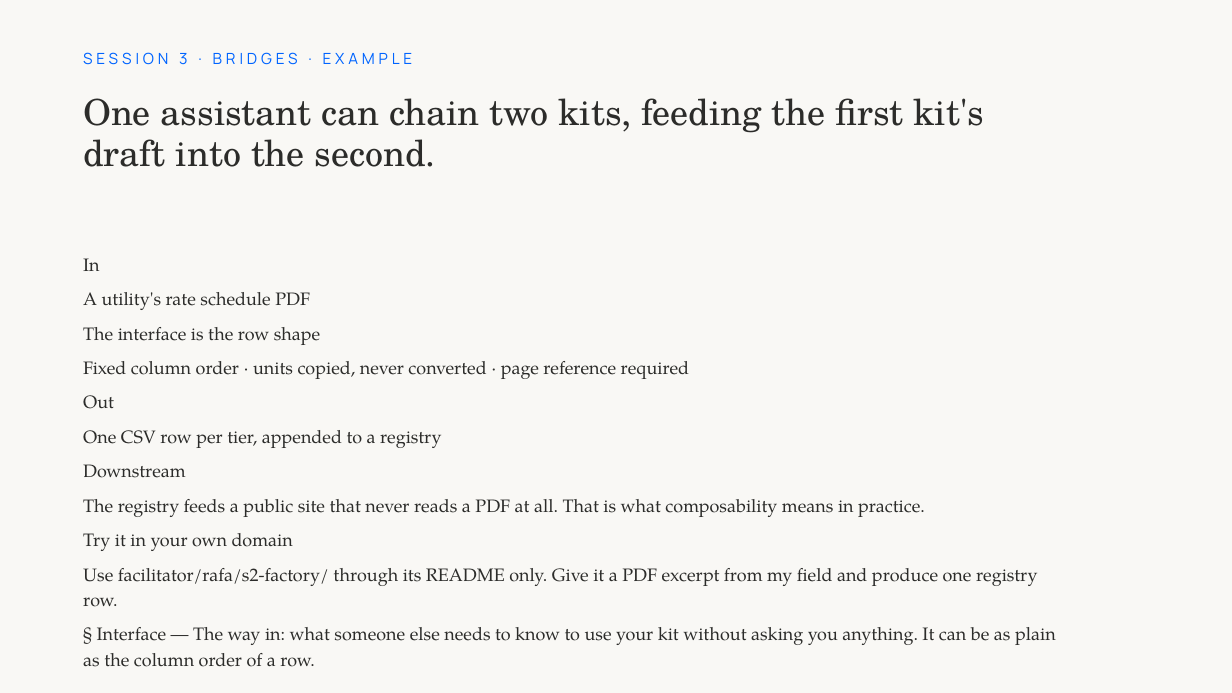
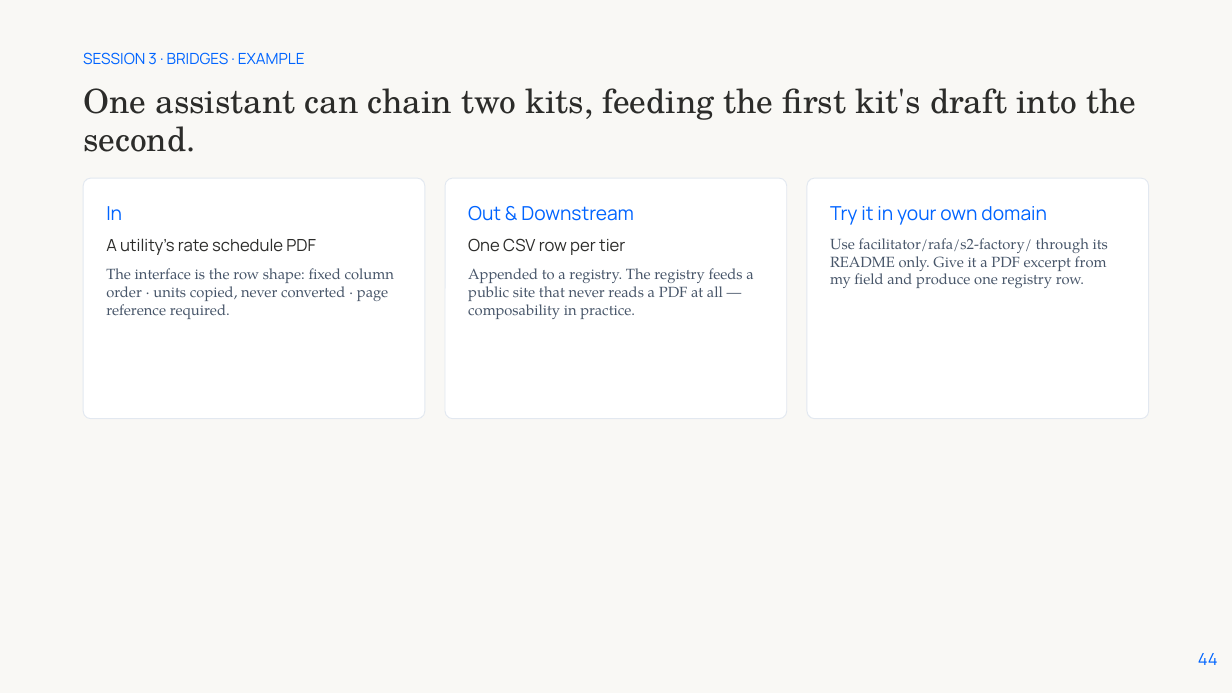
Before and after one commit to protocolvision/workshop-kitkraft, a slide deck: slide 44 of workshop-dev/slides/ai-kitcraft-slides-editable.pptx (slide 40 before the commit). Drawn at 1232x693 pixels with LibreOffice and Linux fonts; fonts in the diff are those of the drawing; background and template pictures are left out. Boxes give left, top, right and bottom in pixels: in the first picture for what was removed or moved away, otherwise in the second. Text is boxed around its words. In the diff, an @@ line names an element or a change of style, - is before the commit and + after.

```diff
--- a/workshop-dev/slides/ai-kitcraft-slides-editable.pptx
+++ b/workshop-dev/slides/ai-kitcraft-slides-editable.pptx
@@ text "SESSION 3 · BRIDGES · ..." at (x1=83, y1=52, x2=305, y2=65): letter spacing 3 to 0 pt @@
@@ title "One assistant can chain two ..." moved from (x1=83, y1=98, x2=984, y2=167) to (x1=83, y1=88, x2=1136, y2=152) @@
@@ title "One assistant can chain two ..." at (x1=83, y1=88, x2=1136, y2=152): size 28 to 26 pt @@
@@ rounded rectangle added at (x1=83, y1=178, x2=425, y2=419), fill #FFFFFF, outline #E2E8F0 0.75 pt @@
@@ rounded rectangle added at (x1=445, y1=178, x2=787, y2=419), fill #FFFFFF, outline #E2E8F0 0.75 pt @@
@@ rounded rectangle added at (x1=807, y1=178, x2=1149, y2=419), fill #FFFFFF, outline #E2E8F0 0.75 pt @@
@@ text added at (x1=106, y1=206, x2=394, y2=319), 11.5 pt, text #475569 @@
+In
+A utility's rate schedule PDF
+The interface is the row shape: fixed column order · units copied, never converted · page reference required.
@@ text added at (x1=468, y1=206, x2=753, y2=319), 11.5 pt, text #475569 @@
+Out & Downstream
+One CSV row per tier
+Appended to a registry. The registry feeds a public site that never reads a PDF at all — composability in practice.
@@ text added at (x1=830, y1=206, x2=1108, y2=288), 11.5 pt, text #475569 @@
+Try it in your own domain
+Use facilitator/rafa/s2-factory/ through its README only. Give it a PDF excerpt from my field and produce one registry row.
@@ text removed at (x1=83, y1=258, x2=1056, y2=667) @@
-In
-A utility's rate schedule PDF
-The interface is the row shape
-Fixed column order · units copied, never converted · page reference required
-Out
-One CSV row per tier, appended to a registry
-Downstream
-The registry feeds a public site that never reads a PDF at all. That is what composability means in practice.
-Try it in your own domain
-Use facilitator/rafa/s2-factory/ through its README only. Give it a PDF excerpt from my field and produce one registry row.
-§ Interface — The way in: what someone else needs to know to use your kit without asking you anything. It can be as plain as the column order of a row.
@@ page number added at (x1=1198, y1=653, x2=1218, y2=665), 13 pt, text #0064FF @@
+44
```
Also in this commit, not shown: 41 other slides changed, 14 slides added, 15 slides removed, 1 other file.
